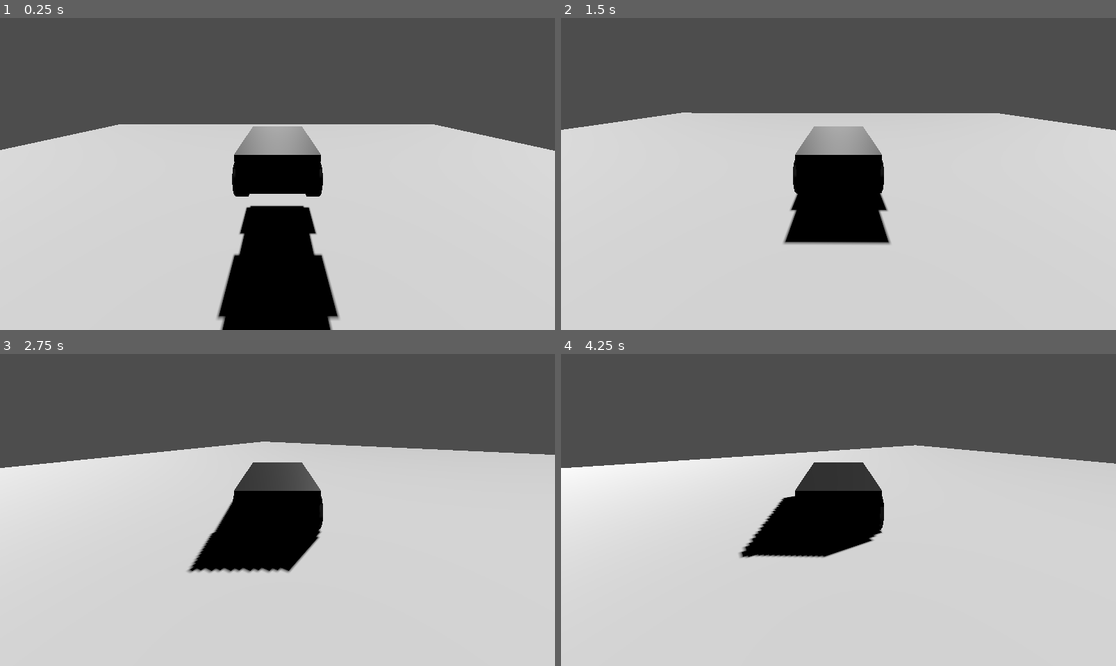
Above: before the commit, frames 1-4 (two rows, left to right).
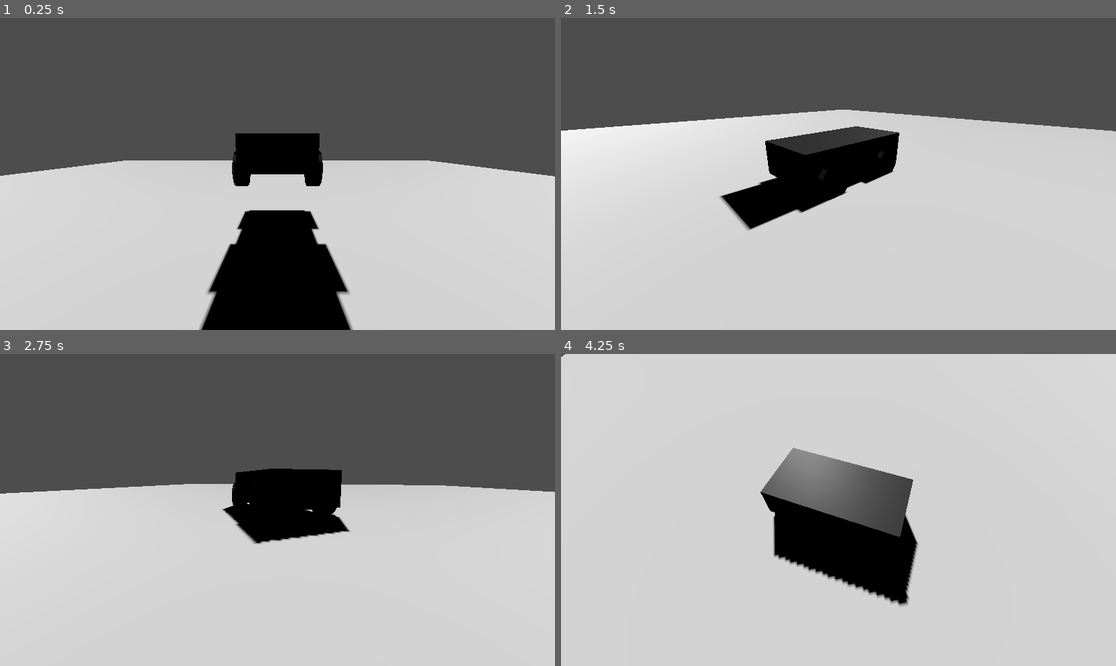
Above: after the commit, the same moments.

Repository: MilanVasko/ludum-dare-54
Game: Godot game, scene res://main.tscn
Two runs of this game, one before a commit and one after it. Both use one fixed random seed, a clock stepped at 60 frames per second and the inputs below.
Inputs (mouse positions are in pixels of both pictures, inside the frame that each line leads up to):
- Up to frame 1 (0.25 s): no input
- Up to frame 2 (1.5 s): move the mouse to (960, 158) at 0.52 s; hold D (turn_right) 0.53-1.28 s; tap Enter at 1.25 s; move the mouse to (727, 189) at 1.27 s; hold S (backward) from 1.28 s (still down)
- Up to frame 3 (2.75 s): move the mouse to (333, 441) at 2.02 s; release S (backward) at 2.03 s; hold D (turn_right) from 2.03 s (still down)
- Up to frame 4 (4.25 s): move the mouse to (810, 572) at 2.77 s; release D (turn_right) at 2.78 s; hold W (forward) 2.78-3.53 s; move the mouse to (1005, 556) at 3.52 s; hold A (turn_left) from 3.53 s (still down)

The runs differ from the first frame. In frame 1, 13% of the frame differs, in the area x 0-100%, y 34-100%; in frame 2, 8.1%; in frame 3, 15%; in frame 4, 43%, in the area x 0-100%, y 0-81%.

Commit message:
Usable camera

Diff:
--- /dev/null
+++ b/player_camera/player_camera.gd
@@ -0,0 +1,32 @@
+extends Node3D
+
+const JOYPAD_SENSITIVITY := 0.035
+const MOUSE_SENSITIVITY := 0.0035
+
+const HALF_PI := PI / 2.0
+const MIN_PITCH := HALF_PI * 0.1
+const MAX_PITCH := HALF_PI * 0.9
+
+@onready var pitch := $Pitch
+@onready var camera := $Pitch/Camera3D
+
+func _ready() -> void:
+	Input.mouse_mode = Input.MOUSE_MODE_CAPTURED
+
+func _process(_delta: float) -> void:
+	var inputs := Input.get_vector("look_left_joypad", "look_right_joypad", "look_up_joypad", "look_down_joypad")
+	rotation.y = calculate_yaw(rotation.y, inputs.x * JOYPAD_SENSITIVITY)
+	pitch.rotation.x = calculate_pitch(pitch.rotation.x, inputs.y * JOYPAD_SENSITIVITY)
+
+func _unhandled_input(event: InputEvent) -> void:
+	if event is InputEventMouseMotion:
+		var delta_x: float = event.relative.x
+		var delta_y: float = event.relative.y
+		rotation.y = calculate_yaw(rotation.y, delta_x * MOUSE_SENSITIVITY)
+		pitch.rotation.x = calculate_pitch(pitch.rotation.x, delta_y * MOUSE_SENSITIVITY)
+
+func calculate_yaw(current_rotation: float, delta: float) -> float:
+	return fmod(current_rotation - delta, 2.0 * PI)
+
+func calculate_pitch(current_rotation: float, delta: float) -> float:
+	return clamp(current_rotation + delta, MIN_PITCH, MAX_PITCH)
--- /dev/null
+++ b/player_camera/player_camera.tscn
@@ -0,0 +1,12 @@
+[gd_scene load_steps=2 format=3 uid="uid://by2c8n5h1mrn2"]
+
+[ext_resource type="Script" path="res://player_camera/player_camera.gd" id="1_wb3v8"]
+
+[node name="Camera" type="Node3D"]
+script = ExtResource("1_wb3v8")
+
+[node name="Pitch" type="Node3D" parent="."]
+
+[node name="Camera3D" type="Camera3D" parent="Pitch"]
+transform = Transform3D(-1, 0, -8.74228e-08, -3.55271e-15, 1, 2.98023e-08, 8.74228e-08, 2.98023e-08, -1, 0, 2.38419e-07, -7)
+current = true
--- a/player_car/player_car.tscn
+++ b/player_car/player_car.tscn
@@ -1,8 +1,9 @@
-[gd_scene load_steps=5 format=3 uid="uid://kf16ugkwc4lc"]
+[gd_scene load_steps=6 format=3 uid="uid://kf16ugkwc4lc"]
 
 [ext_resource type="Script" path="res://player_car/player_car.gd" id="1_la0by"]
 [ext_resource type="PackedScene" uid="uid://dfgt0s85fcnto" path="res://player_car/player_car.glb" id="1_pw2fn"]
 [ext_resource type="PackedScene" uid="uid://da1atcj5fwvi3" path="res://player_car/wheel/wheel.tscn" id="3_fn13r"]
+[ext_resource type="PackedScene" uid="uid://by2c8n5h1mrn2" path="res://player_camera/player_camera.tscn" id="4_7qoj3"]
 
 [sub_resource type="BoxShape3D" id="BoxShape3D_2mcdp"]
 size = Vector3(2, 1.3, 4)
@@ -34,9 +35,4 @@
 [node name="BackRightWheel" parent="." instance=ExtResource("3_fn13r")]
 transform = Transform3D(1, 0, 0, 0, 1, 0, 0, 0, 1, -1, 0.5, -1.2)
 
-[node name="CameraCenter" type="Node3D" parent="."]
-transform = Transform3D(1, 0, 0, 0, 0.924692, -0.380715, 0, 0.380715, 0.924692, 0, 0, 0)
-
-[node name="Camera3D" type="Camera3D" parent="CameraCenter"]
-transform = Transform3D(-1, 0, -8.74228e-08, 0, 1, 0, 8.74228e-08, 0, -1, 0, 0, -7)
-current = true
+[node name="Camera" parent="." instance=ExtResource("4_7qoj3")]
--- a/project.godot
+++ b/project.godot
@@ -45,9 +45,35 @@
 , Object(InputEventJoypadMotion,"resource_local_to_scene":false,"resource_name":"","device":-1,"axis":0,"axis_value":1.0,"script":null)
 ]
 }
+break={
+"deadzone": 0.5,
+"events": [Object(InputEventKey,"resource_local_to_scene":false,"resource_name":"","device":-1,"window_id":0,"alt_pressed":false,"shift_pressed":false,"ctrl_pressed":false,"meta_pressed":false,"pressed":false,"keycode":0,"physical_keycode":32,"key_label":0,"unicode":32,"echo":false,"script":null)
+, Object(InputEventJoypadButton,"resource_local_to_scene":false,"resource_name":"","device":-1,"button_index":0,"pressure":0.0,"pressed":true,"script":null)
+]
+}
 brake={
 "deadzone": 0.5,
 "events": [Object(InputEventKey,"resource_local_to_scene":false,"resource_name":"","device":-1,"window_id":0,"alt_pressed":false,"shift_pressed":false,"ctrl_pressed":false,"meta_pressed":false,"pressed":false,"keycode":0,"physical_keycode":32,"key_label":0,"unicode":32,"echo":false,"script":null)
 , Object(InputEventJoypadButton,"resource_local_to_scene":false,"resource_name":"","device":-1,"button_index":0,"pressure":0.0,"pressed":true,"script":null)
 ]
 }
+look_right_joypad={
+"deadzone": 0.5,
+"events": [Object(InputEventJoypadMotion,"resource_local_to_scene":false,"resource_name":"","device":-1,"axis":3,"axis_value":1.0,"script":null)
+]
+}
+look_left_joypad={
+"deadzone": 0.5,
+"events": [Object(InputEventJoypadMotion,"resource_local_to_scene":false,"resource_name":"","device":-1,"axis":3,"axis_value":-1.0,"script":null)
+]
+}
+look_up_joypad={
+"deadzone": 0.5,
+"events": [Object(InputEventJoypadMotion,"resource_local_to_scene":false,"resource_name":"","device":-1,"axis":4,"axis_value":-1.0,"script":null)
+]
+}
+look_down_joypad={
+"deadzone": 0.5,
+"events": [Object(InputEventJoypadMotion,"resource_local_to_scene":false,"resource_name":"","device":-1,"axis":4,"axis_value":1.0,"script":null)
+]
+}
